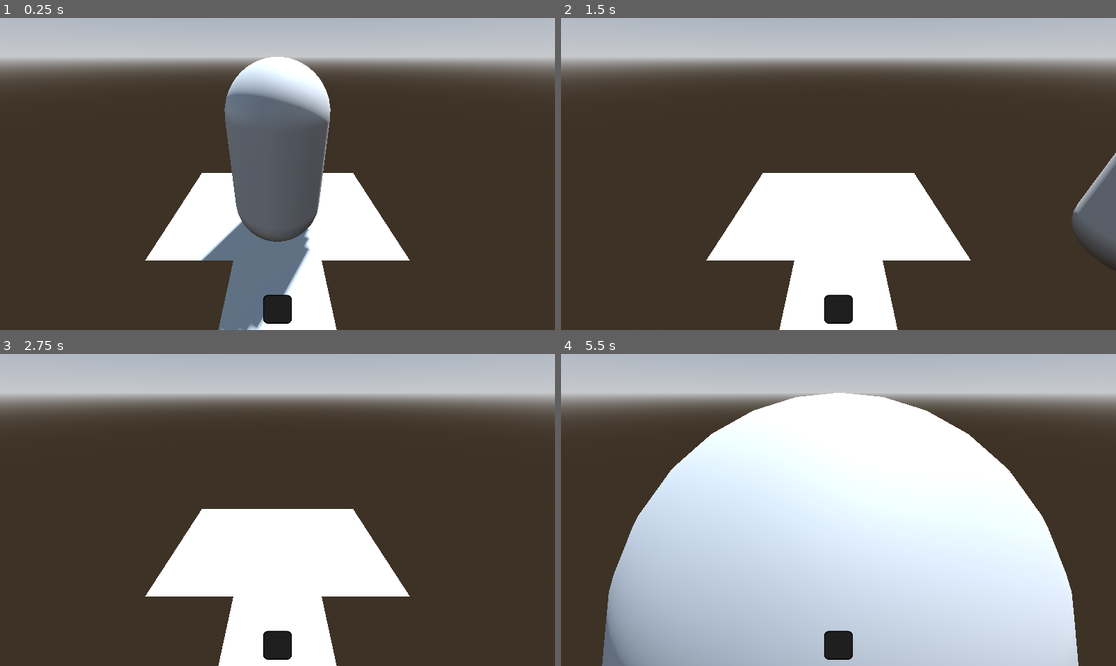
Above: before the commit, frames 1-4 (two rows, left to right).
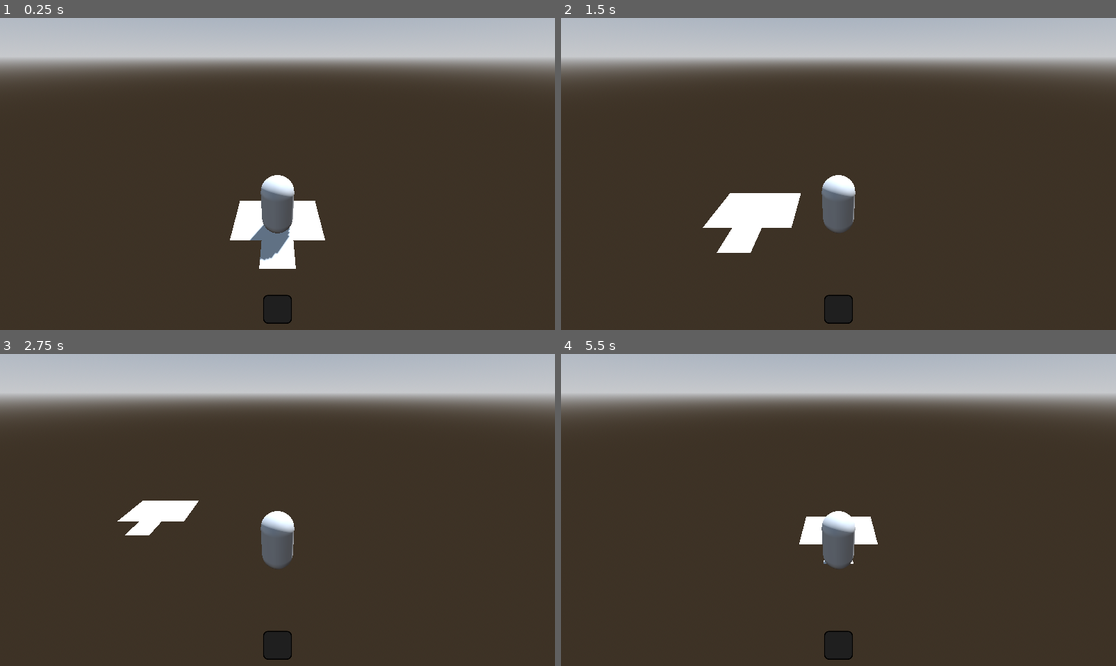
Above: after the commit, the same moments.

Repository: Scrawach/ld57
Game: Godot game, scene res://game.tscn
Two runs of this game, one before a commit and one after it. Both use one fixed random seed, a clock stepped at 60 frames per second and the inputs below. The engine's default icon, where the game draws it, is replaced by a stand-in: a white triangle on a blue panel in a dark square.
Inputs:
- Up to frame 1 (0.25 s): no input
- Up to frame 2 (1.5 s): tap Enter at 0.5 s; hold D (move_right) 0.53-1.28 s; hold S (move_back) from 1.28 s (still down)
- Up to frame 3 (2.75 s): release S (move_back) at 2.03 s; hold D (move_right) from 2.03 s (still down)
- Up to frame 4 (5.5 s): release D (move_right) at 2.78 s; hold W (move_forward) 2.78-3.53 s; hold A (move_left) 3.53-5.03 s; hold S (move_back) from 5.03 s (still down)

The runs differ from the first frame. In frame 1, 19% of the frame differs, in the area x 26-74%, y 12-100%; in frame 2, 15%; in frame 3, 15%; in frame 4, 59%, in the area x 7-94%, y 12-100%.

Commit message:
feature: add simple following camera

Diff:
--- /dev/null
+++ b/src/following_camera.gd
@@ -0,0 +1,11 @@
+class_name FollowingCamera
+extends Camera3D
+
+@export var target: Node3D
+@export var offset: Vector3
+
+func _process(delta: float) -> void:
+	if target == null:
+		return
+
+	position = target.position + offset
--- a/src/game.tscn
+++ b/src/game.tscn
@@ -1,7 +1,8 @@
-[gd_scene load_steps=9 format=3 uid="uid://b6rl31un1lcjf"]
+[gd_scene load_steps=10 format=3 uid="uid://b6rl31un1lcjf"]
 
 [ext_resource type="Script" path="res://player.gd" id="1_5y1ty"]
 [ext_resource type="PackedScene" uid="uid://yfjs8g2riw6c" path="res://ui/inventory_control.tscn" id="1_e5p4f"]
+[ext_resource type="Script" path="res://following_camera.gd" id="2_v2k5q"]
 
 [sub_resource type="ProceduralSkyMaterial" id="ProceduralSkyMaterial_a4sl5"]
 sky_horizon_color = Color(0.64625, 0.65575, 0.67075, 1)
@@ -82,8 +83,11 @@
 transform = Transform3D(1, 0, 0, 0, 1, 0, 0, 0, 1, 0, 1, 0)
 mesh = SubResource("CapsuleMesh_fm8i8")
 
-[node name="Camera3D" type="Camera3D" parent="."]
+[node name="Camera3D" type="Camera3D" parent="." node_paths=PackedStringArray("target")]
 transform = Transform3D(1, 0, 0, 0, 0.866025, 0.5, 0, -0.5, 0.866025, 0, 2, 2)
+script = ExtResource("2_v2k5q")
+target = NodePath("../World3D/Player")
+offset = Vector3(0, 5, 5)
 
 [node name="Canvas" type="CanvasLayer" parent="."]
 
